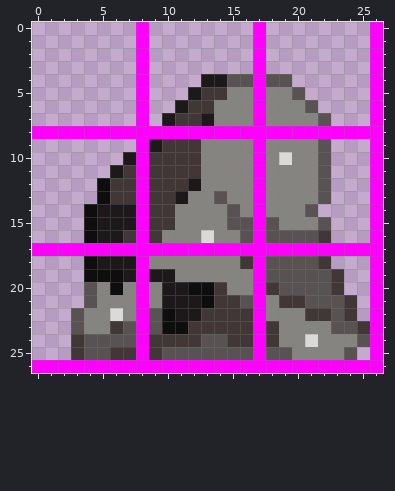
Pixel-art sprite, stored at Tiles/Ambient/BigRock1.png. Above: the version before the commit.
The file is 54x54 pixels, drawn in blocks of 2x2; one block is one cell here. Colours within 5 levels of each other are drawn and written as one.
Now the later version:
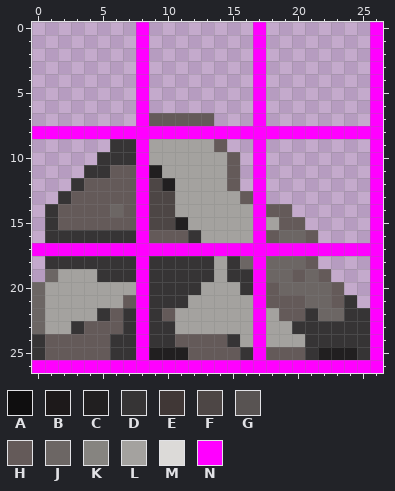
Palette (. is transparent): A #0f0e0f  B #1d191a  C #211f20  D #363435  E #403736  F #4d4645  G #585352  H #645a59  J #6c6664  K #868480  L #a4a29f  M #dcdad8  N #ff00ff
Edits made:
@@ x 0..26 @@
  3 ........N........N........N
- 4 ........N....BBGGNGG......N
- 5 ........N...BEEKKNKKG.....N
- 6 ........N..BEEKKKNKKKG....N
- 7 ........N.BEEBKKKNKKKKG...N
+ 4 ........N........N........N
+ 5 ........N........N........N
+ 6 ........N........N........N
+ 7 ........NHHHHH...N........N
  8 NNNNNNNNNNNNNNNNNNNNNNNNNNN
- 9 ........NBEEEKKKKNKKKKG...N
-10 .......BNEEEEKKKKNKMKKG...N
-11 ......BENEEEEKKKKNKKKKG...N
-12 .....AEENEEEBKKKKNKKKKG...N
-13 .....AEENEEBKKGKKNKKKKG...N
-14 ....ABBBNEEKKKKGKNKKKG....N
-15 ....ABBBNEEKKKKGGNGKKKG...N
-16 ....ABBENEKKKMKKGNGGGGE...N
+ 9 ......DDNLLLLLH..N........N
+10 .....DDDNLLLLLLH.N........N
+11 ....DDHHNCLLLLLH.N........N
+12 ...DHHHHNFCLLLLH.N........N
+13 ..DHHHHHNFFLLLLLHN........N
+14 .DHHHHJHNFFLLLLLLNHH......N
+15 .DHHHHHHNFFCLLLLLNLHH.....N
+16 .DDDDDDDNHHHDLLLLNHJJH....N
 17 NNNNNNNNNNNNNNNNNNNNNNNNNNN
-18 ....ABBBNKKKKKKKENGGGGE...N
-19 ....AAABNBBKKKKKKNGGGGGE..N
-20 ....GKAKNKBBAAEKKNEGGGGE..N
-21 ....GKKKNKBBBAEEGNKEEGGGE.N
-22 ...GKKMKNGABBEEEENKKKEEGE.N
-23 ...GKKEGNGAAEEEEENEKKKKGGEN
-24 ...EGGGGNEEEEGGEENEKKMKKKGN
-25 ...EGGEENEGGGGGGGNGGKKKKG.N
+18 .DDDDDDDNDDDDDLDJNJJJH....N
+19 .JLLLDDDNDDDDDLDDNJJHJH...N
+20 JLLLLLLLNDDDDLLLDNHJJJJH..N
+21 JLLLLLLHNDDDLLLLLNHHHJJHD.N
+22 JLLLLDHDNDHLLLLLLNLHHDJJDDN
+23 JLLDHHHDNDDLLLLLLNLLDDDDDDN
+24 DHHHHHDDNDDHHHHDLNLLLDDDDDN
+25 DHHHHHDDNCCCHHHHDNHHHDCCCDN
 26 NNNNNNNNNNNNNNNNNNNNNNNNNNN
